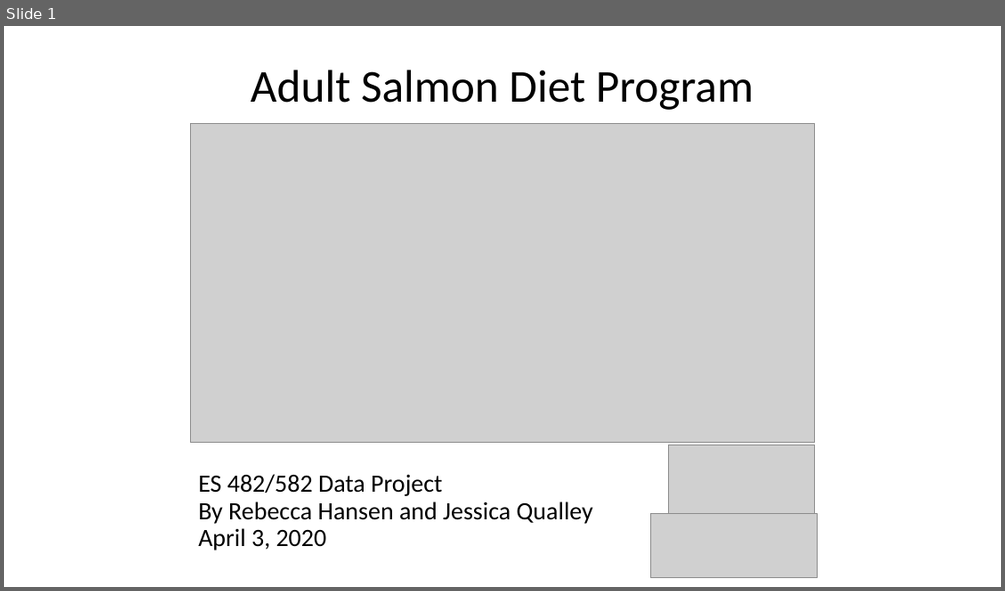
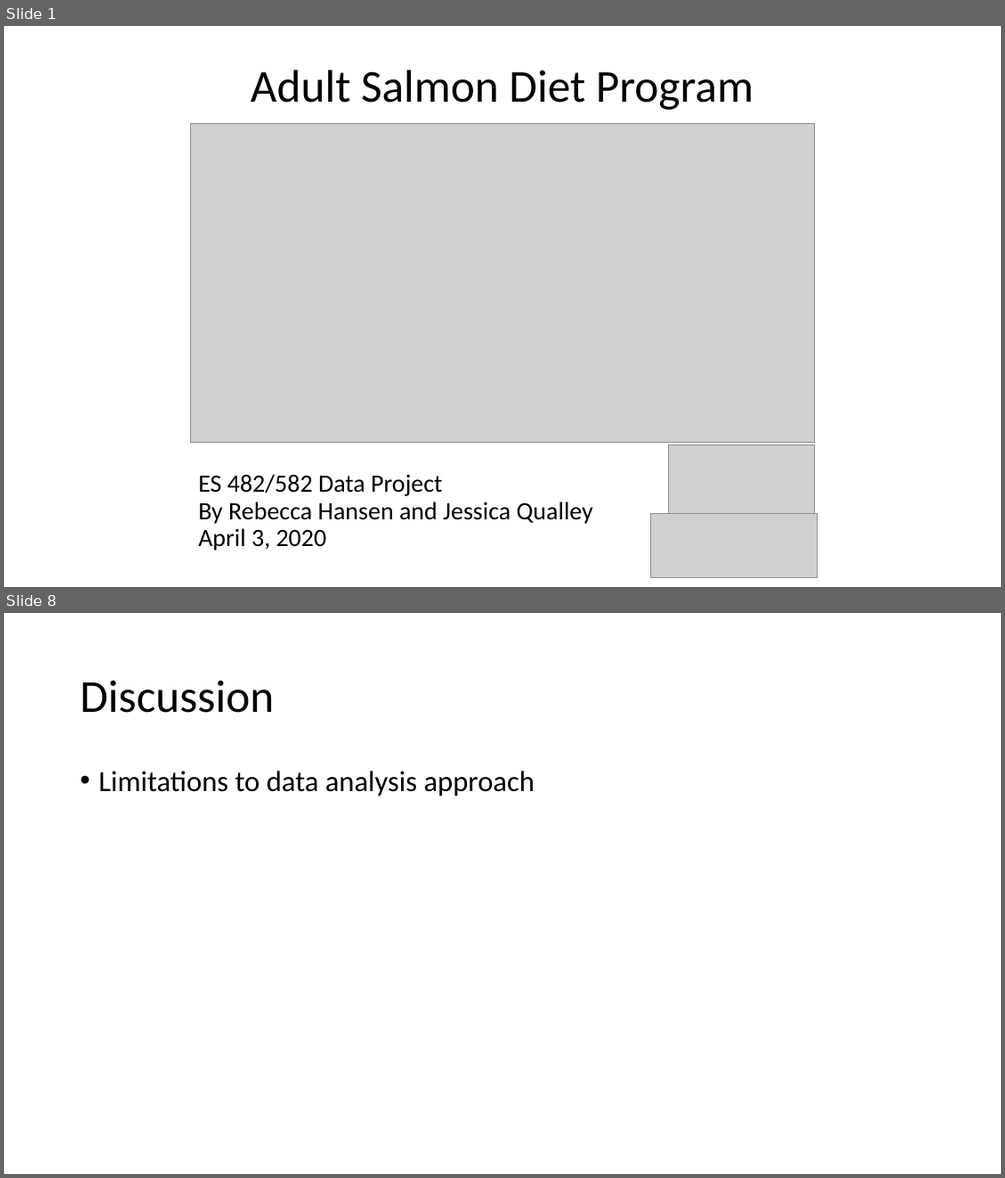
Before and after one commit to rghansen/ES482, a slide deck: ES data project presentation_salmon diet.pptx. Shown one above the other, each under a label of ours: slide 1 before the commit, slides 1 and 8 after it; the slides between them are not shown. The pictures are 1005x591 and 1005x1178 pixels, drawn with LibreOffice and Linux fonts; fonts in the diff are those of the drawing; grey boxes stand for pictures. Boxes give left, top, right and bottom in pixels: in the first picture for what was removed or moved away, otherwise in the second. Text is boxed around its words. In the diff, an @@ line names an element or a change of style, - is before the commit and + after.

```diff
--- a/ES data project presentation_salmon diet.pptx
+++ b/ES data project presentation_salmon diet.pptx
@@ slide 8 added at bbox=[4, 613, 1001, 1174], background #FFFFFF @@
@@ title added at bbox=[80, 680, 274, 713], 44 pt, text #000000 @@
+Discussion
@@ text added at bbox=[98, 771, 535, 796], 28 pt, text #000000 @@
+• Limitations to data analysis approach
```
Also in this commit, not shown: 3 slides changed, 5 other slides added, 2 slides removed.
